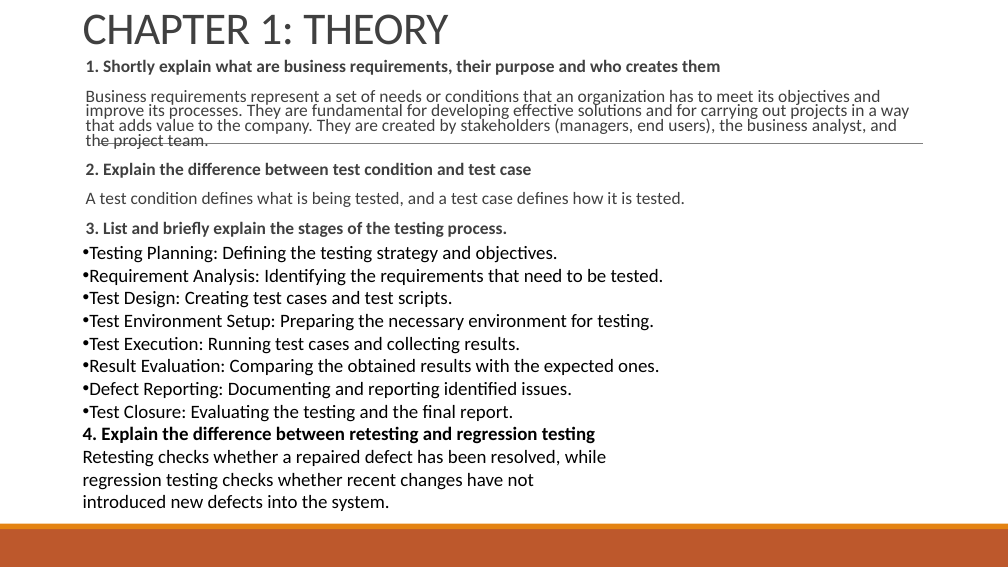
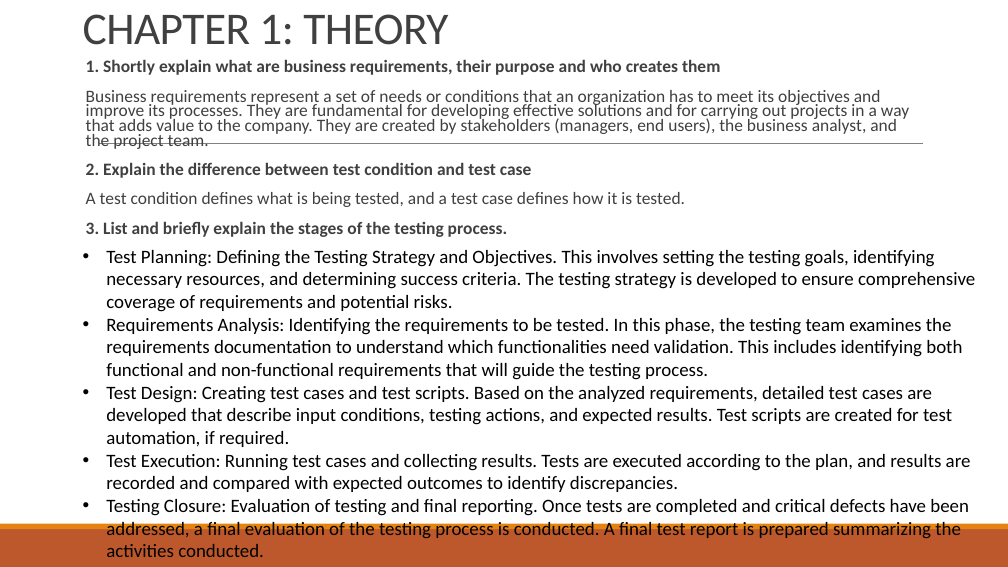
Before and after one commit to StefanG09/Database-Project, a slide deck: slide 3 of Project_EN.pptx. Drawn at 1008x567 pixels with LibreOffice and Linux fonts; fonts in the diff are those of the drawing. Boxes give left, top, right and bottom in pixels: in the first picture for what was removed or moved away, otherwise in the second. Text is boxed around its words. In the diff, an @@ line names an element or a change of style, - is before the commit and + after.

```diff
--- a/Project_EN.pptx
+++ b/Project_EN.pptx
@@ text at box(106, 250, 975, 557): text changed @@
-• Testing Planning: Defining the testing strategy and objectives.
-• Requirement Analysis: Identifying the requirements that need to be tested.
-• Test Design: Creating test cases and test scripts.
-• Test Environment Setup: Preparing the necessary environment for testing.
-• Test Execution: Running test cases and collecting results.
-• Result Evaluation: Comparing the obtained results with the expected ones.
-• Defect Reporting: Documenting and reporting identified issues.
-• Test Closure: Evaluating the testing and the final report.
+• Test Planning: Defining the Testing Strategy and Objectives. This involves setting the testing goals, identifying necessary resources, and determining success criteria. The testing strategy is developed to ensure comprehensive coverage of requirements and potential risks.
+• Requirements Analysis: Identifying the requirements to be tested. In this phase, the testing team examines the requirements documentation to understand which functionalities need validation. This includes identifying both functional and non-functional requirements that will guide the testing process.
+• Test Design: Creating test cases and test scripts. Based on the analyzed requirements, detailed test cases are developed that describe input conditions, testing actions, and expected results. Test scripts are created for test automation, if required.
+• Test Execution: Running test cases and collecting results. Tests are executed according to the plan, and results are recorded and compared with expected outcomes to identify discrepancies.
+• Testing Closure: Evaluation of testing and final reporting. Once tests are completed and critical defects have been addressed, a final evaluation of the testing process is conducted. A final test report is prepared summarizing the activities conducted.
@@ text removed at box(83, 426, 606, 511) @@
-4. Explain the difference between retesting and regression testing
-Retesting checks whether a repaired defect has been resolved, while regression testing checks whether recent changes have not introduced new defects into the system.
```
Also in this commit, not shown: 3 other slides changed, 1 other file.
